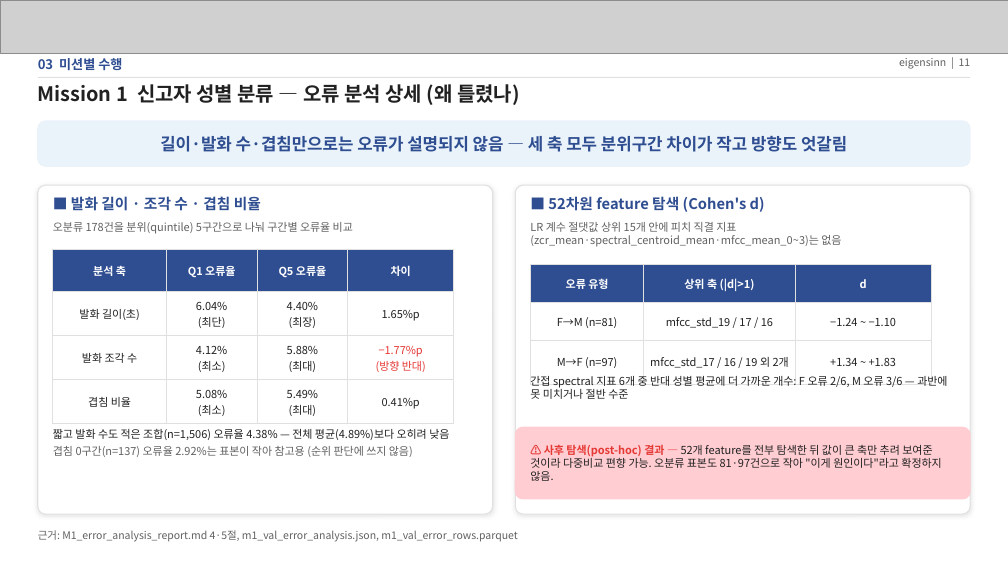
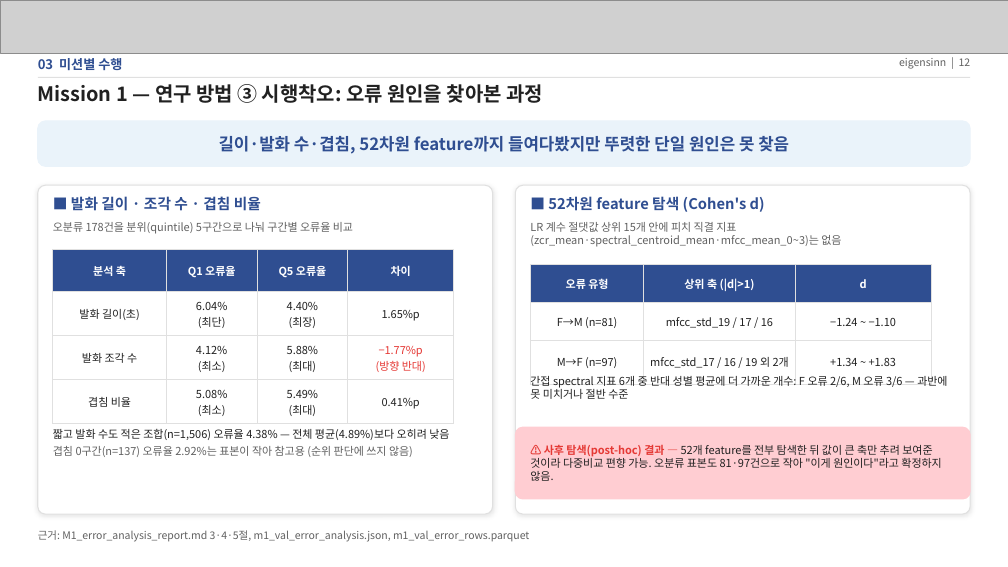
Before and after one commit to eigensinn-dcc2026/prelim, a slide deck: slide 12 of ppt/DCC2026_예선_결과정리.pptx (slide 11 before the commit). Drawn at 1008x567 pixels with LibreOffice and Linux fonts; fonts in the diff are those of the drawing; grey boxes stand for pictures. Boxes give left, top, right and bottom in pixels: in the first picture for what was removed or moved away, otherwise in the second. Text is boxed around its words. In the diff, an @@ line names an element or a change of style, - is before the commit and + after.

```diff
--- a/ppt/DCC2026_예선_결과정리.pptx
+++ b/ppt/DCC2026_예선_결과정리.pptx
@@ text at [899, 58, 971, 69]: text changed @@
-eigensinn | 11
+eigensinn | 12
@@ text at [38, 84, 543, 103]: text changed @@
-Mission 1 신고자 성별 분류 — 오류 분석 상세 (왜 틀렸나)
+Mission 1 — 연구 방법 ③ 시행착오: 오류 원인을 찾아본 과정
@@ text at [219, 136, 789, 154]: text changed @@
-길이·발화 수·겹침만으로는 오류가 설명되지 않음 — 세 축 모두 분위구간 차이가 작고 방향도 엇갈림
+길이·발화 수·겹침, 52차원 feature까지 들여다봤지만 뚜렷한 단일 원인은 못 찾음
@@ text at [38, 530, 529, 542]: text changed @@
-근거: M1_error_analysis_report.md 4·5절, m1_val_error_analysis.json, m1_val_error_rows.parquet
+근거: M1_error_analysis_report.md 3·4·5절, m1_val_error_analysis.json, m1_val_error_rows.parquet
```
Also in this commit, not shown: 12 other slides changed, 3 slides added, 1 slide removed, 1 other file.
